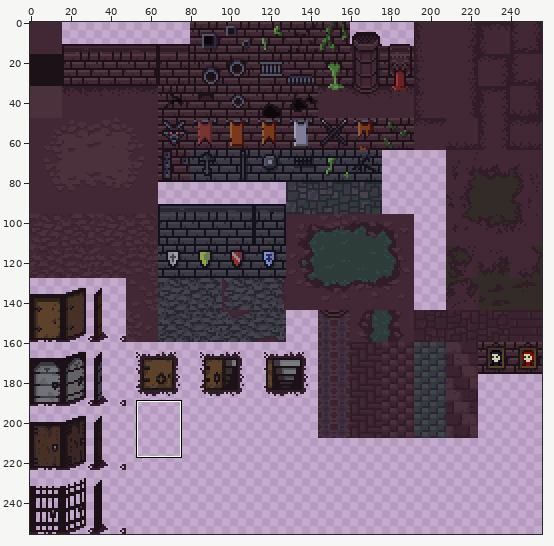
Sprite sheet, stored at Dungeon1.png. Above: a wide view before the commit, with the close-up outlined.
Close-up. The starting point:
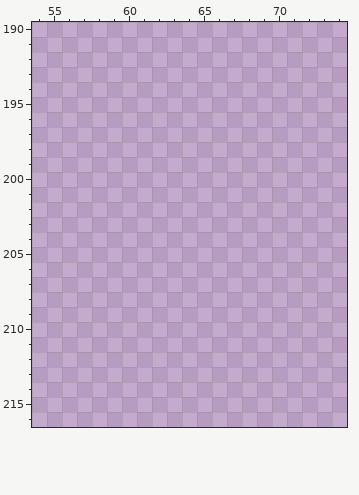
The file is 256x256 pixels. Colours within 5 levels of each other are drawn and written as one. Shown: x 54..74, y 190..216. The commit also changed other parts of the picture, which this record leaves out.
Palette (. is transparent): 
And afterwards:
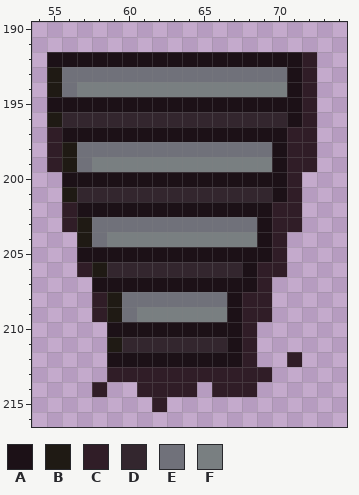
Colours new in this view: A #1c1117  B #1f1a14  C #301d27  D #33262e  E #70717a  F #797f81
The exact change:
y 192: x 55..72 .................. -> AAAAAAAAAAAAAAAAAC
y 193: x 55..72 .................. -> BEEEEEEEEEEEEEEEAC
y 194: x 55..72 .................. -> BEFFFFFFFFFFFFFFAC
y 195: x 55..72 .................. -> AAAAAAAAAAAAAAAAAC
y 196: x 55..72 .................. -> BDDDDDDDDDDDDDDDAC
y 197: x 55..72 .................. -> CAAAAAAAAAAAAAAACC
y 198: x 55..72 .................. -> CBEEEEEEEEEEEEEACC
y 199: x 55..72 .................. -> CBEFFFFFFFFFFFFACC
y 200: x 56..71 ................ -> AAAAAAAAAAAAAAAC
y 201: x 56..71 ................ -> BDDDDDDDDDDDDDAC
y 202: x 56..71 ................ -> CAAAAAAAAAAAAACC
y 203: x 56..71 ................ -> CBEEEEEEEEEEEACC
y 204: x 57..70 .............. -> BEFFFFFFFFFFAC
y 205: x 57..70 .............. -> AAAAAAAAAAAAAC
y 206: x 57..70 .............. -> CBDDDDDDDDDACC
y 207: x 58..69 ............ -> AAAAAAAAAAAC
y 208: x 58..69 ............ -> CBEEEEEEEACC
y 209: x 58..69 ............ -> CBEFFFFFFACC
y 210: x 59..68 .......... -> AAAAAAAAAC
y 211: x 59..68 .......... -> BDDDDDDDAC
y 212: x 59..68 .......... -> AAAAAAAAAC; x 71 . -> C
y 213: x 59..69 ........... -> CCCCCCCCCCC
y 214: x 58 . -> C; x 61..64 .... -> CCCC; x 66..68 ... -> CCC
y 215: x 62 . -> C
Changed places in both close-ups, as pixel boxes (x1, y1, x2, y2):
added: (47, 52, 317, 412)
